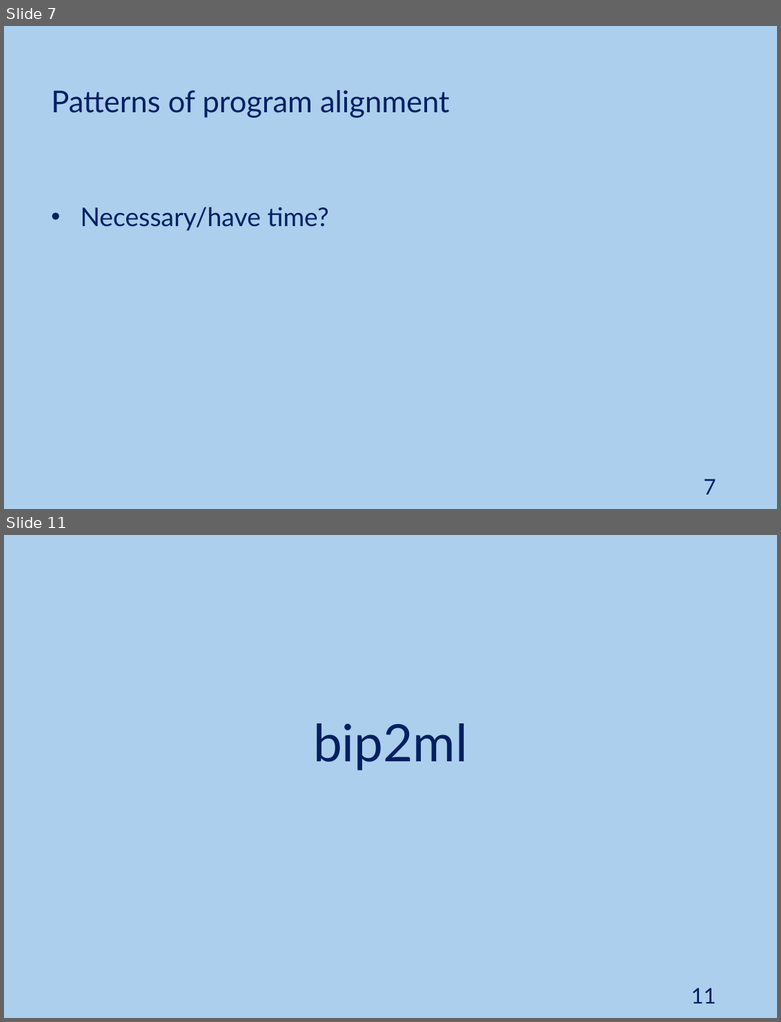
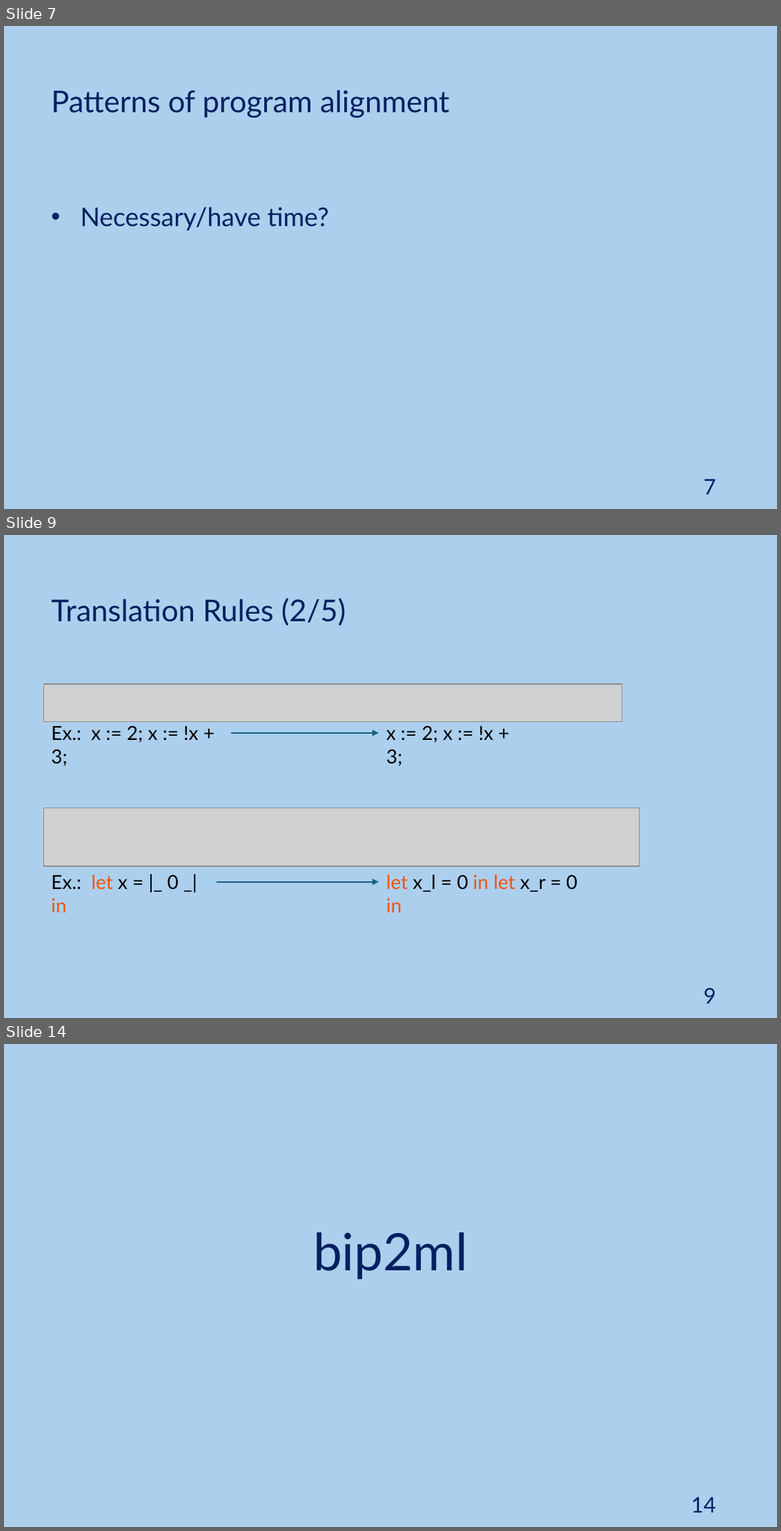
Before and after one commit to JoaoNini75/MasterThesis, a slide deck: tese/presentation/Ap Tese.pptx. Shown one above the other, each under a label of ours: slides 7 and 11 before the commit, slides 7, 9 and 14 after it; the slides between them are not shown. The pictures are 781x1022 and 781x1531 pixels, drawn with LibreOffice and Linux fonts; fonts in the diff are those of the drawing; grey boxes stand for pictures. Boxes give left, top, right and bottom in pixels: in the first picture for what was removed or moved away, otherwise in the second. Text is boxed around its words. In the diff, an @@ line names an element or a change of style, - is before the commit and + after.

Commit message:
Added examples to translation rules' list

```diff
--- a/tese/presentation/Ap Tese.pptx
+++ b/tese/presentation/Ap Tese.pptx
@@ slide 9 added at box(4, 535, 777, 1018), background #ACCFEE @@
@@ text added at box(51, 598, 346, 625), 28 pt, text #002060 @@
+Translation Rules (2/5)
@@ picture added at box(43, 684, 622, 722) @@
@@ text added at box(51, 725, 198, 766), 18 pt, text #000000 @@
+Ex.: x := 2; x := !x + 3;
@@ arrow added from (231, 733) to (379, 733), #156082 1.5 pt @@
@@ text added at box(386, 725, 493, 766), 18 pt, text #000000 @@
+x := 2; x := !x + 3;
@@ picture added at box(43, 808, 639, 866) @@
@@ text added at box(51, 874, 179, 912), 18 pt, text #000000 @@
+Ex.: let x = |_ 0 _| in
@@ arrow added from (217, 882) to (379, 882), #156082 1.5 pt @@
@@ text added at box(386, 874, 577, 892), 18 pt, text #F3530B @@
+let x_l = 0 in let x_r = 0 in
@@ page number added at box(704, 988, 716, 1004), 20 pt, text #002060 @@
+9
@@ what was slide 11 is now slide 14 @@
@@ page number at box(691, 1497, 716, 1513): text changed @@
-11
+14
```
Also in this commit, not shown: 17 slides changed, 4 other slides added, 24 slides removed.
